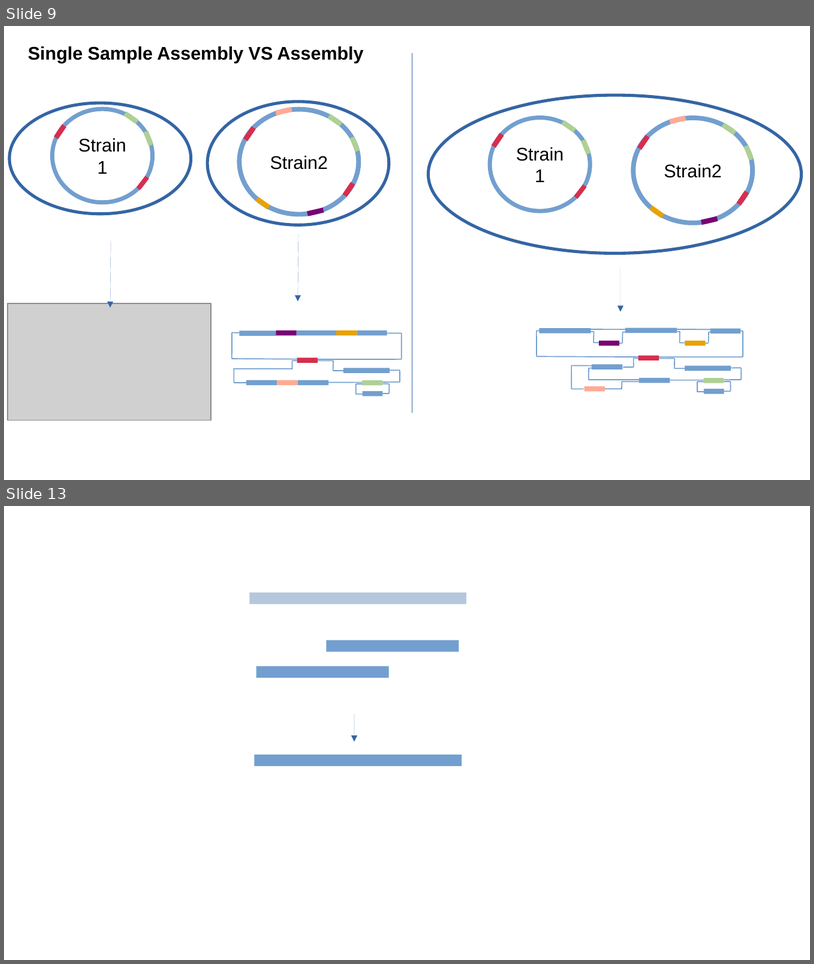
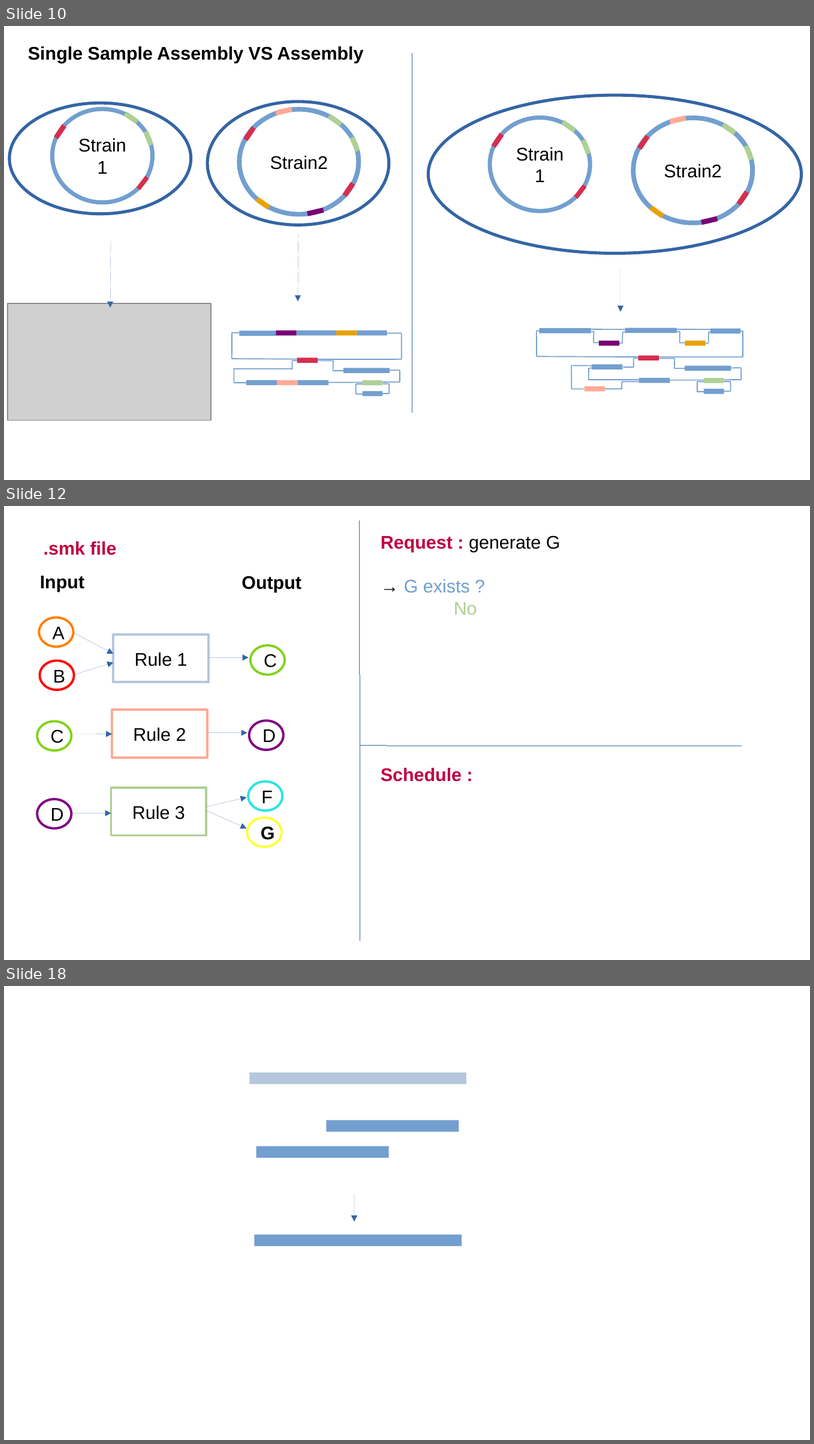
Before and after one commit to Sebastien-Raguideau/Ebame, a slide deck: Figures/ebame_figs.odp. Shown one above the other, each under a label of ours: slides 9 and 13 before the commit, slides 10, 12 and 18 after it; the slides between them are not shown. The pictures are 814x964 and 814x1444 pixels, drawn with LibreOffice and Linux fonts; fonts in the diff are those of the drawing; grey boxes stand for pictures. Boxes give left, top, right and bottom in pixels: in the first picture for what was removed or moved away, otherwise in the second. Text is boxed around its words. In the diff, an @@ line names an element or a change of style, - is before the commit and + after.

```diff
--- a/Figures/ebame_figs.odp
+++ b/Figures/ebame_figs.odp
@@ slide 12 added at bbox=[4, 506, 810, 960], background #FFFFFF @@
@@ line added from (360, 520) to (360, 940), #3465A4 0 pt @@
@@ text added at bbox=[44, 541, 117, 555], 18 pt, text #BF0041, bold @@
+.smk file
@@ text added at bbox=[381, 535, 561, 615], 18 pt, text #000000 @@
+Request : generate G
+→ G exists ?
+No
@@ text added at bbox=[40, 576, 84, 592], 18 pt, text #000000, bold @@
+Input
@@ text added at bbox=[242, 576, 302, 592], 18 pt, text #000000, bold @@
+Output
@@ ellipse added at bbox=[39, 617, 74, 646], outline #FF8000 2.3 pt, 18 pt, text #000000 @@
+A
@@ arrow added from (74, 633) to (114, 654), #3465A4 0 pt @@
@@ rectangle added at bbox=[114, 635, 209, 682], outline #B4C7DC 2.3 pt, 18 pt, text #000000 @@
+Rule 1
@@ ellipse added at bbox=[251, 645, 285, 675], outline #81D41A 2.3 pt, 18 pt, text #000000 @@
+C
@@ ellipse added at bbox=[40, 660, 74, 690], outline #FF0000 2.3 pt, 18 pt, text #000000 @@
+B
@@ arrow added from (74, 675) to (114, 663), #3465A4 0 pt @@
@@ arrow added from (209, 657) to (248, 657), #3465A4 0 pt @@
@@ ellipse added at bbox=[37, 721, 71, 750], outline #81D41A 2.3 pt, 18 pt, text #000000 @@
+C
@@ rectangle added at bbox=[113, 709, 207, 757], outline #FFAA95 2.3 pt, 18 pt, text #000000 @@
+Rule 2
@@ ellipse added at bbox=[249, 720, 284, 750], outline #800080 2.3 pt, 18 pt, text #000000 @@
+D
@@ arrow added from (72, 733) to (113, 733), #3465A4 0 pt @@
@@ arrow added from (207, 733) to (248, 733), #3465A4 0 pt @@
@@ line added from (743, 746) to (360, 745), #3465A4 0 pt @@
@@ text added at bbox=[381, 768, 462, 781], 18 pt, text #BF0041, bold @@
+Schedule :
@@ rectangle added at bbox=[111, 788, 206, 835], outline #AFD095 2.3 pt, 18 pt, text #000000 @@
+Rule 3
@@ ellipse added at bbox=[248, 781, 283, 810], outline #2BE3E3 2.3 pt, 18 pt, text #000000 @@
+F
@@ ellipse added at bbox=[37, 799, 71, 828], outline #800080 2.3 pt, 18 pt, text #000000 @@
+D
@@ arrow added from (207, 810) to (247, 828), #3465A4 0 pt @@
@@ arrow added from (207, 807) to (247, 797), #3465A4 0 pt @@
@@ arrow added from (71, 813) to (111, 813), #3465A4 0 pt @@
@@ ellipse added at bbox=[248, 818, 282, 847], outline #FFFF38 2.3 pt, 18 pt, text #000000, bold @@
+G
@@ what was slide 9 is now slide 10 @@
@@ what was slide 13 is now slide 18 @@
```
Also in this commit, not shown: 8 slides changed, 5 other slides added, 1 slide removed, 1 other file.
